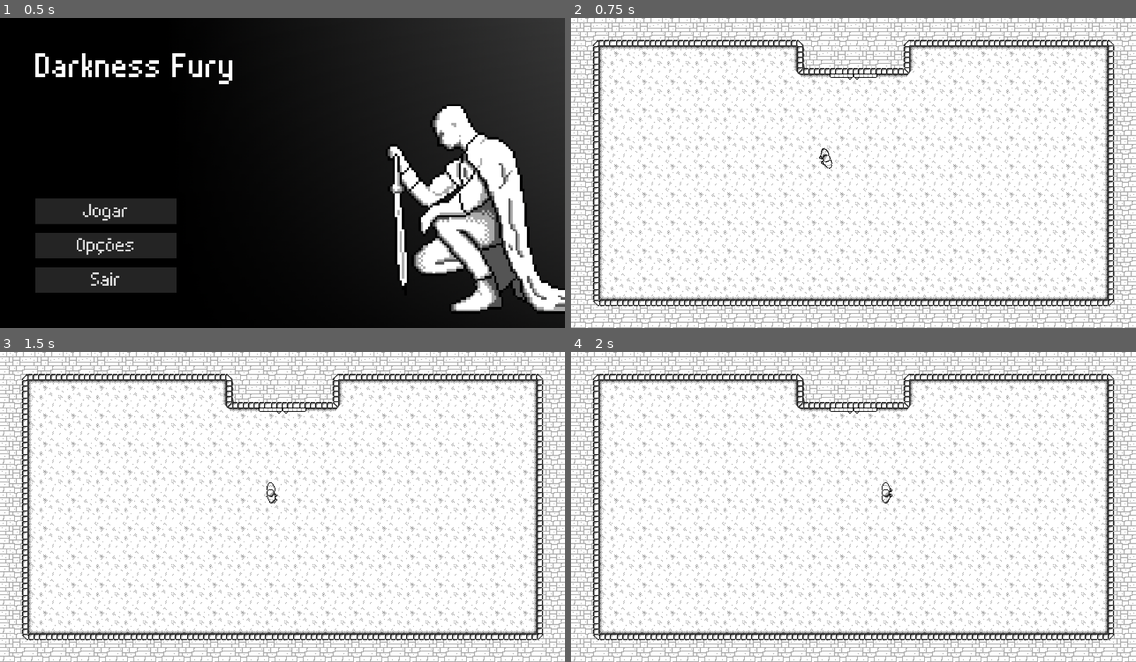
Above: before the commit, frames 1-4 (two rows, left to right).
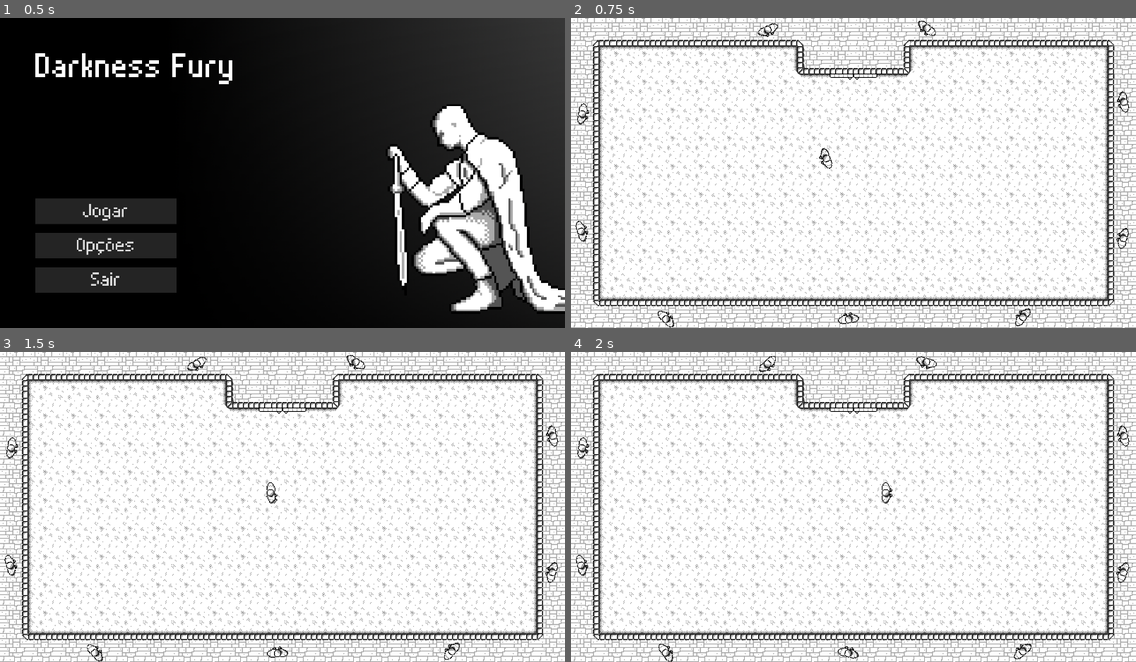
Above: after the commit, the same moments.

Repository: CarlMachado/DarknessFury
Game: Godot game, scene res://scenes/main_menu.tscn
Two runs of this game, one before a commit and one after it. Both use one fixed random seed, a clock stepped at 60 frames per second and the inputs below.
Inputs (mouse positions are in pixels of both pictures, inside the frame that each line leads up to):
- Up to frame 1 (0.5 s): no input
- Up to frame 2 (0.75 s): click "Jogar" at 0.5 s
- Up to frame 3 (1.5 s): tap Enter at 1.25 s; move the mouse to (406, 491) at 1.27 s; hold D (ui_right) from 1.28 s (still down)
- Up to frame 4 (2 s): keep holding D (ui_right)

Frame 1 is identical in both runs. In frame 2, 0.7% of the frame differs, in the area x 0-99%, y 0-100%; in frame 3, 0.7%; in frame 4, 0.7%, in the area x 0-99%, y 1-100%.

Commit message:
adicionado inimigos no mapa

Diff:
--- /dev/null
+++ b/prefabs/enemy.gd
@@ -0,0 +1,6 @@
+extends KinematicBody2D
+
+var alive = true
+
+func _ready():
+	pass
--- /dev/null
+++ b/prefabs/enemy.tscn
@@ -0,0 +1,37 @@
+[gd_scene load_steps=11 format=2]
+
+[ext_resource path="res://prefabs/enemy.gd" type="Script" id=1]
+[ext_resource path="res://sprites/player/walk_0.png" type="Texture" id=2]
+[ext_resource path="res://sprites/player/raise_0.png" type="Texture" id=3]
+[ext_resource path="res://sprites/player/raise_1.png" type="Texture" id=4]
+[ext_resource path="res://sprites/player/raise_2.png" type="Texture" id=5]
+[ext_resource path="res://sprites/player/raise_3.png" type="Texture" id=6]
+[ext_resource path="res://sprites/player/walk_1.png" type="Texture" id=7]
+[ext_resource path="res://sprites/player/walk_2.png" type="Texture" id=8]
+[ext_resource path="res://sprites/player/walk_3.png" type="Texture" id=9]
+
+[sub_resource type="SpriteFrames" id=1]
+animations = [ {
+"frames": [ ExtResource( 2 ) ],
+"loop": true,
+"name": "idle",
+"speed": 5.0
+}, {
+"frames": [ ExtResource( 3 ), ExtResource( 4 ), ExtResource( 5 ), ExtResource( 6 ), ExtResource( 2 ) ],
+"loop": true,
+"name": "rise",
+"speed": 2.0
+}, {
+"frames": [ ExtResource( 2 ), ExtResource( 7 ), ExtResource( 8 ), ExtResource( 9 ) ],
+"loop": true,
+"name": "walk",
+"speed": 10.0
+} ]
+
+[node name="enemy" type="KinematicBody2D"]
+script = ExtResource( 1 )
+
+[node name="anim_sprite" type="AnimatedSprite" parent="."]
+scale = Vector2( 2, 2 )
+frames = SubResource( 1 )
+animation = "idle"
--- a/scenes/levels/arena.tscn
+++ b/scenes/levels/arena.tscn
@@ -1,13 +1,63 @@
-[gd_scene load_steps=3 format=2]
+[gd_scene load_steps=4 format=2]
 
-[ext_resource path="res://prefabs/tile_arena.tscn" type="PackedScene" id=1]
-[ext_resource path="res://prefabs/player.tscn" type="PackedScene" id=2]
+[ext_resource path="res://scripts/arena.gd" type="Script" id=1]
+[ext_resource path="res://prefabs/tile_arena.tscn" type="PackedScene" id=2]
+[ext_resource path="res://prefabs/player.tscn" type="PackedScene" id=3]
 
 [node name="arena" type="Node2D"]
 scale = Vector2( 2, 2 )
+script = ExtResource( 1 )
 
-[node name="tile_arena" parent="." instance=ExtResource( 1 )]
+[node name="tile_arena" parent="." instance=ExtResource( 2 )]
 tile_data = PoolIntArray( 0, 36, 0, 1, 35, 0, 2, 35, 0, 3, 35, 0, 4, 35, 0, 5, 35, 0, 6, 35, 0, 7, 35, 0, 8, 0, 0, 9, 2 …(3087 unchanged characters)…
 
-[node name="player" parent="." instance=ExtResource( 2 )]
+[node name="player" parent="." instance=ExtResource( 3 )]
 position = Vector2( 288, 160 )
+
+[node name="enemy_spawns" type="Node" parent="."]
+
+[node name="spawn_up_left" type="Position2D" parent="enemy_spawns"]
+position = Vector2( 447.246, 29.349 )
+
+[node name="timer_ul" type="Timer" parent="enemy_spawns/spawn_up_left"]
+
+[node name="spawn_up_right" type="Position2D" parent="enemy_spawns"]
+position = Vector2( 804.597, 25.5375 )
+
+[node name="timer_ur" type="Timer" parent="enemy_spawns/spawn_up_right"]
+
+[node name="spawn_right_up" type="Position2D" parent="enemy_spawns"]
+position = Vector2( 1249.84, 191.527 )
+
+[node name="timer_ru" type="Timer" parent="enemy_spawns/spawn_right_up"]
+
+[node name="spawn_right_down" type="Position2D" parent="enemy_spawns"]
+position = Vector2( 1248.61, 499.689 )
+
+[node name="timer_rd" type="Timer" parent="enemy_spawns/spawn_right_down"]
+
+[node name="spawn_down_right" type="Position2D" parent="enemy_spawns"]
+position = Vector2( 1021.48, 677.711 )
+
+[node name="timer_dr" type="Timer" parent="enemy_spawns/spawn_down_right"]
+
+[node name="spawn_down_midle" type="Position2D" parent="enemy_spawns"]
+position = Vector2( 628.602, 681.394 )
+
+[node name="timer_dm" type="Timer" parent="enemy_spawns/spawn_down_midle"]
+
+[node name="spawn_down_left" type="Position2D" parent="enemy_spawns"]
+position = Vector2( 217.31, 681.394 )
+
+[node name="timer_dl" type="Timer" parent="enemy_spawns/spawn_down_left"]
+
+[node name="spawn_left_down" type="Position2D" parent="enemy_spawns"]
+position = Vector2( 25.7825, 483.729 )
+
+[node name="timer_ld" type="Timer" parent="enemy_spawns/spawn_left_down"]
+
+[node name="spawn_left_up" type="Position2D" parent="enemy_spawns"]
+position = Vector2( 28.238, 218.537 )
+
+[node name="timer_lu" type="Timer" parent="enemy_spawns/spawn_left_up"]
+[connection signal="timeout" from="enemy_spawns/spawn_up_left/timer_ul" to="." method="_on_timer_ul_timeout"]
--- a/scenes/main_menu.tscn
+++ b/scenes/main_menu.tscn
@@ -1,11 +1,12 @@
 [gd_scene load_steps=16 format=2]
 
-[ext_resource path="res://scenes/main_menu.gd" type="Script" id=1]
+[ext_resource path="res://scripts/main_menu.gd" type="Script" id=1]
 [ext_resource path="res://sprites/main_menu/main_menu_background.png" type="Texture" id=2]
 [ext_resource path="res://fonts/game_title.tres" type="DynamicFont" id=3]
 [ext_resource path="res://fonts/button_menu_hover.tres" type="StyleBox" id=4]
 [ext_resource path="res://fonts/button_menu_normal.tres" type="StyleBox" id=5]
 [ext_resource path="res://fonts/pixel_font.tres" type="DynamicFont" id=6]
+
 
 [sub_resource type="StyleBoxEmpty" id=1]
 
--- /dev/null
+++ b/scripts/arena.gd
@@ -0,0 +1,67 @@
+extends Node2D
+
+var pre_enemy = preload("res://prefabs/enemy.tscn")
+var enemy = []
+var cooldown = [5, 6, 7, 5, 7, 6, 4, 5, 7]
+
+func _ready():
+	# da start nos timers
+	$enemy_spawns/spawn_up_left/timer_ul.start(cooldown[0])
+	$enemy_spawns/spawn_up_right/timer_ur.start(cooldown[1])
+	$enemy_spawns/spawn_right_up/timer_ru.start(cooldown[2])
+	$enemy_spawns/spawn_right_down/timer_rd.start(cooldown[3])
+	$enemy_spawns/spawn_down_right/timer_dr.start(cooldown[4])
+	$enemy_spawns/spawn_down_midle/timer_dm.start(cooldown[5])
+	$enemy_spawns/spawn_down_left/timer_dl.start(cooldown[6])
+	$enemy_spawns/spawn_left_down/timer_ld.start(cooldown[7])
+	$enemy_spawns/spawn_left_up/timer_lu.start(cooldown[8])
+
+	# inicializa os inimigos
+	enemy.append(pre_enemy.instance())
+	enemy[0].global_position = $enemy_spawns/spawn_up_left.global_position
+	$"../".add_child(enemy[0])
+	enemy.append(pre_enemy.instance())
+	enemy[1].global_position = $enemy_spawns/spawn_up_right.global_position
+	$"../".add_child(enemy[1])
+	enemy.append(pre_enemy.instance())
+	enemy[2].global_position = $enemy_spawns/spawn_right_up.global_position
+	$"../".add_child(enemy[2])
+	enemy.append(pre_enemy.instance())
+	enemy[3].global_position = $enemy_spawns/spawn_right_down.global_position
+	$"../".add_child(enemy[3])
+	enemy.append(pre_enemy.instance())
+	enemy[4].global_position = $enemy_spawns/spawn_down_right.global_position
+	$"../".add_child(enemy[4])
+	enemy.append(pre_enemy.instance())
+	enemy[5].global_position = $enemy_spawns/spawn_down_midle.global_position
+	$"../".add_child(enemy[5])
+	enemy.append(pre_enemy.instance())
+	enemy[6].global_position = $enemy_spawns/spawn_down_left.global_position
+	$"../".add_child(enemy[6])
+	enemy.append(pre_enemy.instance())
+	enemy[7].global_position = $enemy_spawns/spawn_left_down.global_position
+	$"../".add_child(enemy[7])
+	enemy.append(pre_enemy.instance())
+	enemy[8].global_position = $enemy_spawns/spawn_left_up.global_position
+	$"../".add_child(enemy[8])
+
+func _process(delta):
+	# faz os inimigos mirarem o player
+	enemy[0].look_at($player.global_position)
+	enemy[1].look_at($player.global_position)
+	enemy[2].look_at($player.global_position)
+	enemy[3].look_at($player.global_position)
+	enemy[4].look_at($player.global_position)
+	enemy[5].look_at($player.global_position)
+	enemy[6].look_at($player.global_position)
+	enemy[7].look_at($player.global_position)
+	enemy[8].look_at($player.global_position)
+
+# sinais
+func _on_timer_ul_timeout():
+	# se o inimigo estiver morto ele renasce
+	if not enemy[0].alive:
+		$"../".remove_child(enemy[0])
+		enemy[0] = pre_enemy.instance()
+		enemy[0].global_position = $enemy_spawns/spawn_up_left.global_position
+		$"../".add_child(enemy[0])
Renamed: scenes/main_menu.gd -> scripts/main_menu.gd
